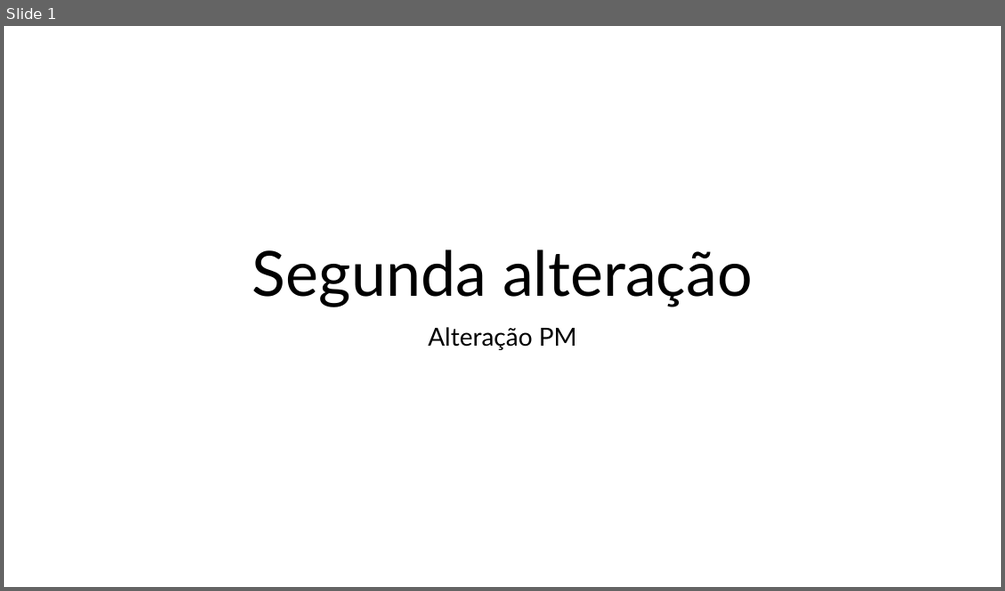
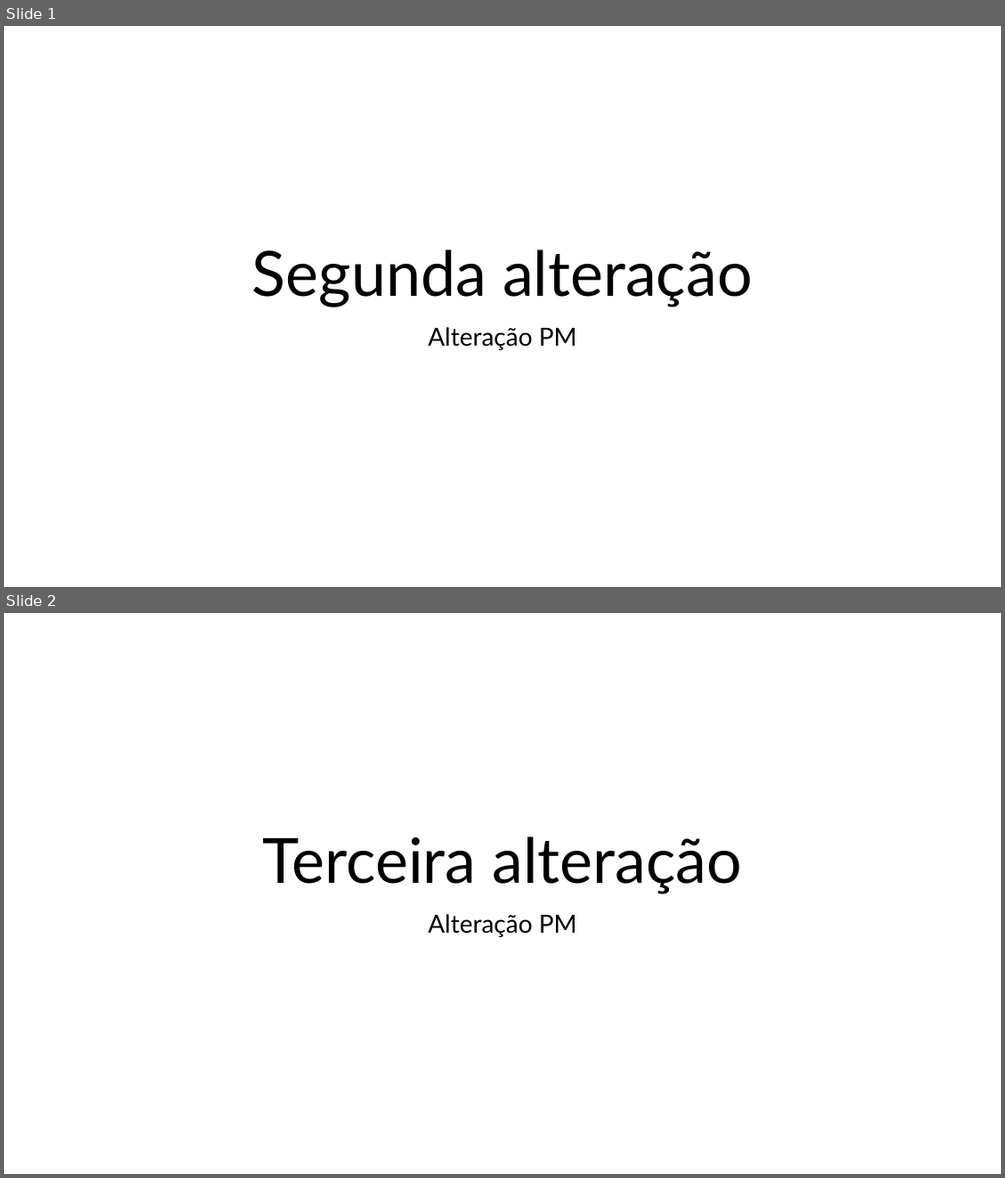
Before and after one commit to GustavoBretz/OMSDASHBOARDS, a slide deck: Apresentação Git Hub.pptx. Shown one above the other, each under a label of ours: slide 1 before the commit, slides 1 and 2 after it. The pictures are 1005x591 and 1005x1178 pixels, drawn with LibreOffice and Linux fonts; fonts in the diff are those of the drawing. Boxes give left, top, right and bottom in pixels: in the first picture for what was removed or moved away, otherwise in the second. Text is boxed around its words. In the diff, an @@ line names an element or a change of style, - is before the commit and + after.

Commit message:
Update Apresentação Git Hub.pptx
Terceira alteração

```diff
--- a/Apresentação Git Hub.pptx
+++ b/Apresentação Git Hub.pptx
@@ slide 2 added at bbox=[4, 613, 1001, 1174], background #FFFFFF @@
@@ title added at bbox=[263, 836, 742, 894], 60 pt, text #000000 @@
+Terceira alteração
@@ subtitle added at bbox=[428, 914, 577, 937], 24 pt, text #000000 @@
+Alteração PM
```
